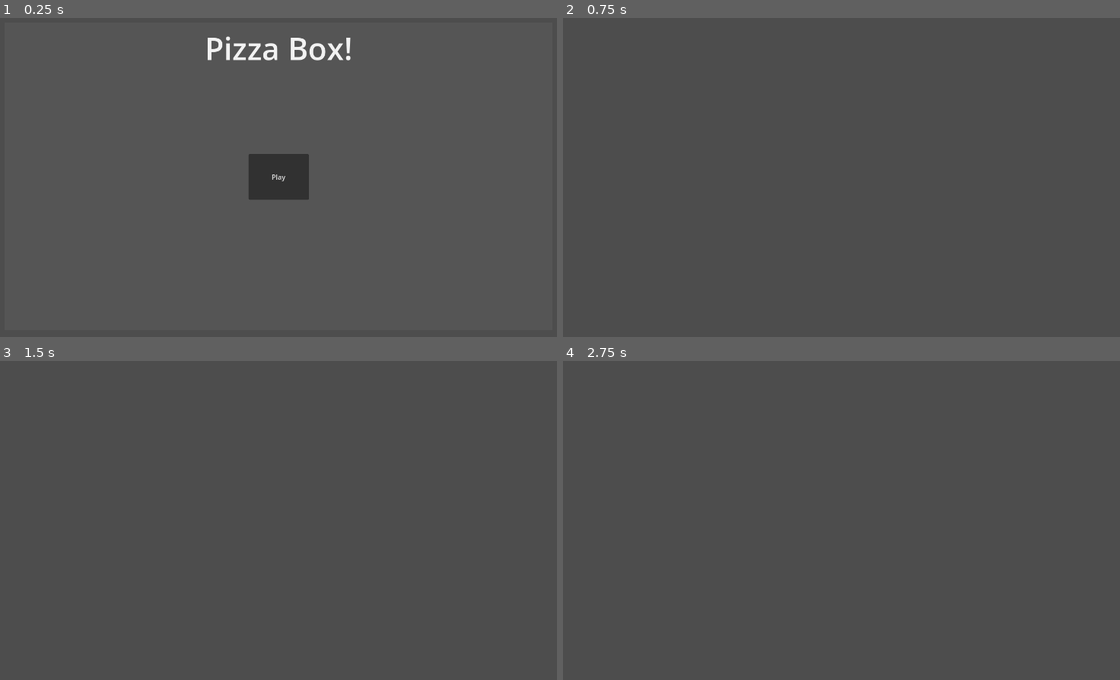
Above: before the commit, frames 1-4 (two rows, left to right).
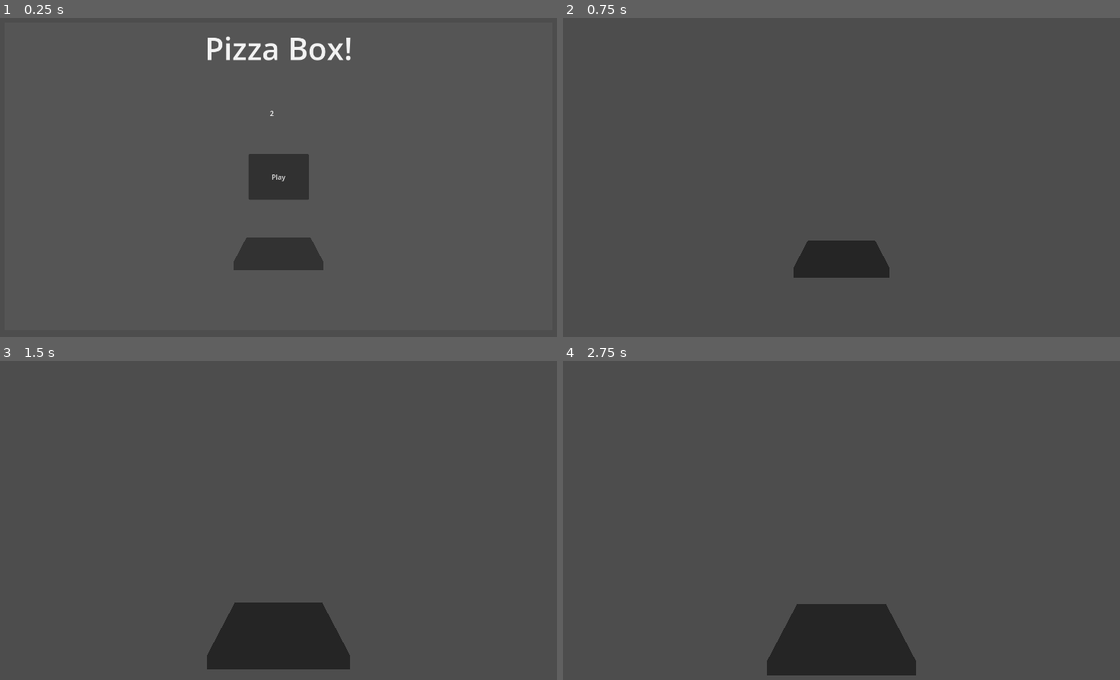
Above: after the commit, the same moments.

Repository: ant-cap/pizza-box
Game: Godot game, scene res://scenes/main.tscn
Same seed, same stepped clock (60 frames per second), same inputs: the game is played once before the commit and once after it.
Inputs:
- Up to frame 1 (0.25 s): no input
- Up to frame 2 (0.75 s): click "Play" at 0.5 s
- Up to frame 3 (1.5 s): no input
- Up to frame 4 (2.75 s): tap Enter at 2 s

The runs differ from the first frame. In frame 1, 1.5% of the frame differs, in the area x 41-59%, y 29-80%; in frame 2, 1.8%; in frame 3, 4.6%; in frame 4, 5.0%, in the area x 36-64%, y 76-99%.

Commit message:
Added camera movement

Diff:
--- a/scenes/main.tscn
+++ b/scenes/main.tscn
@@ -1,20 +1,34 @@
-[gd_scene load_steps=4 format=3 uid="uid://dx4qu664d74sm"]
+[gd_scene load_steps=6 format=3 uid="uid://dx4qu664d74sm"]
 
 [ext_resource type="PackedScene" uid="uid://dc6wvwf6gxwvv" path="res://scenes/menu.tscn" id="1_o5qli"]
 [ext_resource type="AudioStream" uid="uid://kl2nfhvg1fo6" path="res://audio/Club Penguin - Pizza Parlor Theme (Charlie's Here) [FULL High Quality].mp3" id="2_0wfyh"]
+[ext_resource type="Script" uid="uid://d3nyj2wutfrtm" path="res://scripts/manager.gd" id="3_sugp2"]
 
 [sub_resource type="Environment" id="Environment_7dm0k"]
+
+[sub_resource type="BoxMesh" id="BoxMesh_sugp2"]
+size = Vector3(1, 0.1, 1)
 
 [node name="Main" type="Node3D"]
 
 [node name="WorldEnvironment" type="WorldEnvironment" parent="."]
 environment = SubResource("Environment_7dm0k")
 
-[node name="Camera3D" type="Camera3D" parent="."]
-
 [node name="AudioStreamPlayer" type="AudioStreamPlayer" parent="."]
 stream = ExtResource("2_0wfyh")
 autoplay = true
 
-[node name="Menu" parent="." instance=ExtResource("1_o5qli")]
+[node name="Manager" type="Node" parent="."]
+script = ExtResource("3_sugp2")
+
+[node name="UI" type="CanvasLayer" parent="Manager"]
+
+[node name="Menu" parent="Manager/UI" instance=ExtResource("1_o5qli")]
 metadata/_edit_use_anchors_ = true
+
+[node name="Camera3D" type="Camera3D" parent="Manager"]
+transform = Transform3D(1, 0, 0, 0, 1, 0, 0, 0, 1, 0, 1, 0)
+
+[node name="MeshInstance3D" type="MeshInstance3D" parent="."]
+transform = Transform3D(1, 0, 0, 0, 1, 0, 0, 0, 1, 0, 0, -3)
+mesh = SubResource("BoxMesh_sugp2")
--- a/scenes/menu.tscn
+++ b/scenes/menu.tscn
@@ -60,4 +60,18 @@
 grow_vertical = 2
 text = "Play"
 
+[node name="NumPlayers" type="Label" parent="."]
+layout_mode = 1
+anchors_preset = 8
+anchor_left = 0.5
+anchor_top = 0.5
+anchor_right = 0.5
+anchor_bottom = 0.5
+offset_left = -20.0
+offset_top = -160.0
+offset_right = 20.0
+offset_bottom = -137.0
+grow_horizontal = 2
+grow_vertical = 2
+
 [connection signal="pressed" from="PlayButton" to="." method="_on_play_button_pressed"]
--- /dev/null
+++ b/scenes/player.tscn
@@ -0,0 +1,6 @@
+[gd_scene load_steps=2 format=3 uid="uid://dlyp37oopf5ew"]
+
+[ext_resource type="Script" uid="uid://bres12owqmpxl" path="res://scripts/player.gd" id="1_3vyb7"]
+
+[node name="Player" type="Node3D"]
+script = ExtResource("1_3vyb7")
--- /dev/null
+++ b/scripts/manager.gd
@@ -0,0 +1,17 @@
+extends Node
+
+@export var numPlayers: int = 2
+
+func _ready() -> void:
+	$UI/Menu.connect("menu_closed", Callable(self, "_on_menu_closed"))
+	$UI/Menu/NumPlayers.text = str(numPlayers)
+
+func _on_menu_closed() -> void:
+	move_camera_to(Vector3(0, 1, -1), $Camera3D.rotation, 1.0)
+
+# CAMERA SHIT
+
+func move_camera_to(pos: Vector3, rot: Vector3, duration: float):
+	var tween = create_tween()
+	tween.tween_property($Camera3D, "position", pos, duration)
+	tween.tween_property($Camera3D, "rotation", rot, duration)
--- a/scripts/menu.gd
+++ b/scripts/menu.gd
@@ -1,4 +1,7 @@
 extends Control
+
+signal menu_closed
 
 func _on_play_button_pressed() -> void:
 	self.hide()
+	emit_signal("menu_closed")
--- /dev/null
+++ b/scripts/player.gd
@@ -0,0 +1,6 @@
+extends Node3D
+
+func _ready() -> void:
+	print("hahaha")
+	name = "Player 1"
+	print(name)
Not shown, added: scripts/manager.gd.uid
Not shown, added: scripts/player.gd.uid
